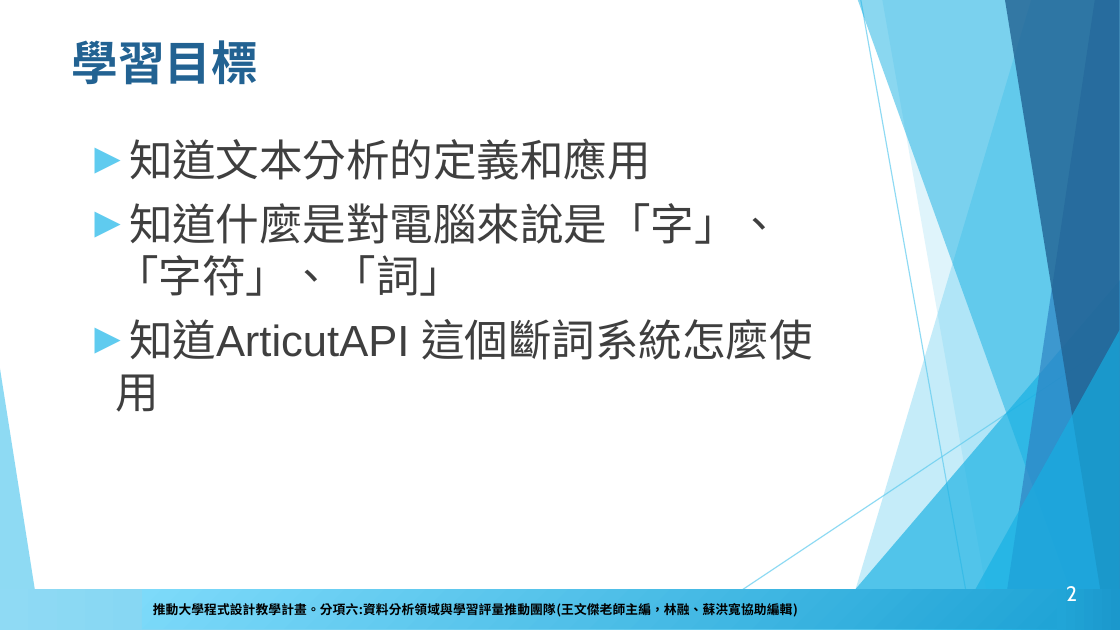
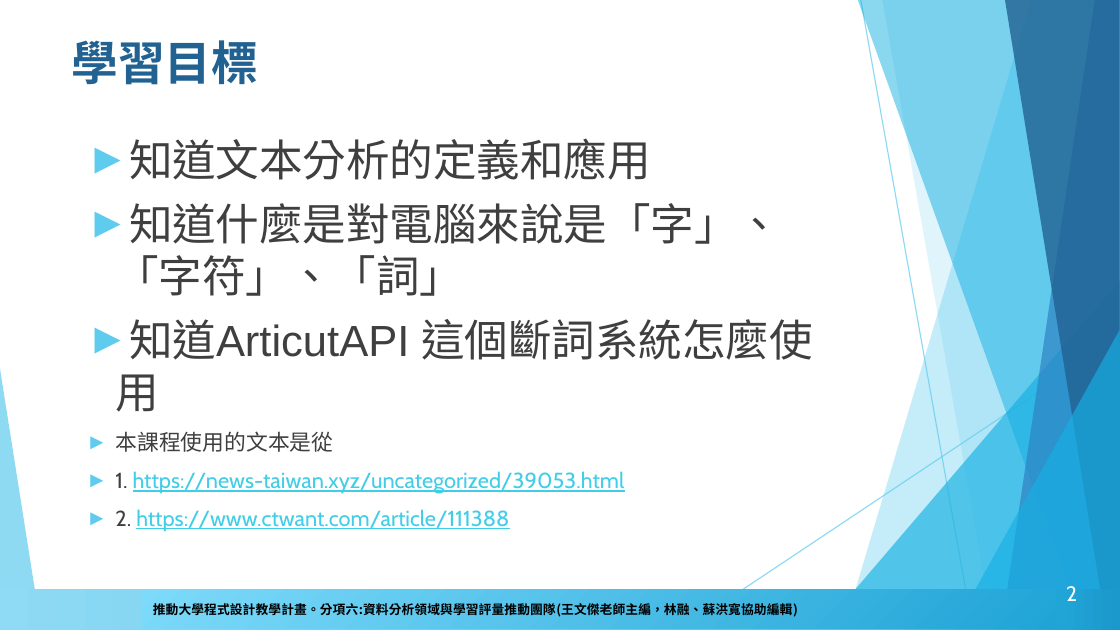
Before and after one commit to howardsukuan/textual-data-analysis-python, a slide deck: slide 2 of week01/文本分析與程式設計Week01.pptx. Drawn at 1120x630 pixels with LibreOffice and Linux fonts; fonts in the diff are those of the drawing; background and template pictures are left out. Boxes give left, top, right and bottom in pixels: in the first picture for what was removed or moved away, otherwise in the second. Text is boxed around its words. In the diff, an @@ line names an element or a change of style, - is before the commit and + after.

```diff
--- a/week01/文本分析與程式設計Week01.pptx
+++ b/week01/文本分析與程式設計Week01.pptx
@@ text at (115,431,625,531): paragraphs added @@
+► 本課程使用的文本是從
+► 1. https://news-taiwan.xyz/uncategorized/39053.html
+► 2. https://www.ctwant.com/article/111388
```
Also in this commit, not shown: 3 other slides changed, 1 other file.
